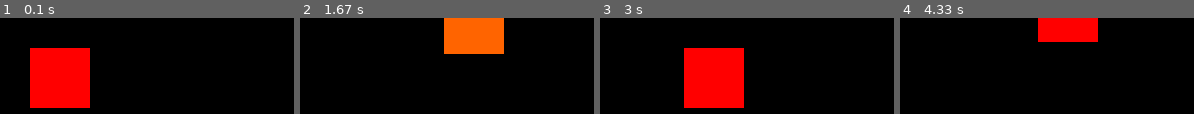
Above: before the commit, frames 1-4 (left to right).
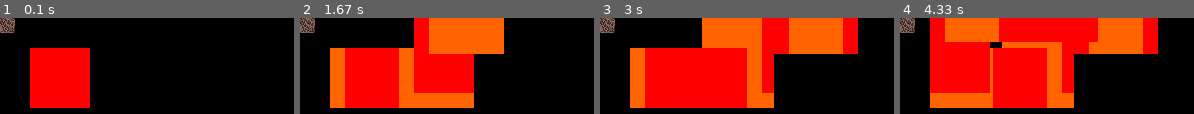
Above: after the commit, the same moments.

Repository: Daniel-002/Pygame-2d-td
Game: pygame game, started from marsgame.py
Two runs of this game, one before a commit and one after it. Both use one fixed random seed, a clock stepped at 60 frames per second and the inputs below.
Inputs:
- Up to frame 1 (0.1 s): no input
- Up to frame 2 (1.67 s): tap Space at 0.33, 0.73, 1.03, 1.23, 1.57 s; hold Right 0.67-1.13 s; hold Up 1.17-1.47 s; hold Right from 1.5 s (still down)
- Up to frame 3 (3 s): tap Space at 1.87, 2.07, 2.37, 2.63, 2.97 s; release Right at 1.97 s; hold Left 2-2.53 s; hold Down 2.57-2.87 s; hold Left from 2.9 s (still down)
- Up to frame 4 (4.33 s): tap Space at 3.27, 3.4, 3.8, 4.1 s; release Left at 3.3 s; hold Up 3.33-3.7 s; hold Right from 3.73 s (still down)

The runs differ from the first frame. In frame 1, 0.8% of the frame differs, in the area x 0-6%, y 0-16%; in frame 2, 34%; in frame 3, 37%; in frame 4, 52%, in the area x 0-88%, y 0-94%.

Commit message:
astronaut png

Diff:
--- a/marsgame.py
+++ b/marsgame.py
@@ -3,12 +3,27 @@
 pygame.init()
 
 screen = pygame.display.set_mode((800, 600))
+pygame.display.set_caption('Mars TD')
+
+astronaut = pygame.image.load('astronaut/astronaut-frame1.png')
+background = pygame.image.load('pixil-layer-Background.png')
 done = False
 is_blue = True
 x = 30
 y = 30
 
 clock = pygame.time.Clock()
+
+def drawingscreen():
+    screen.blit(background, (0,0))
+    if is_blue:
+        color = (255, 0, 0)
+    else:
+        color = (255, 100, 0)
+    pygame.draw.rect(screen, color, pygame.Rect(x, y, 60, 60))
+
+    pygame.display.flip()
+    clock.tick(60)
 
 while not done:
     for event in pygame.event.get():
@@ -23,12 +38,4 @@
     if pressed[pygame.K_LEFT]: x -= 3
     if pressed[pygame.K_RIGHT]: x += 3
 
-    screen.fill((0, 0, 0))
-    if is_blue:
-        color = (255, 0, 0)
-    else:
-        color = (255, 100, 0)
-    pygame.draw.rect(screen, color, pygame.Rect(x, y, 60, 60))
-
-    pygame.display.flip()
-    clock.tick(60)
+    drawingscreen()
Binary file added: astronaut/astronaut-frame1.png
Binary file added: astronaut/astronaut-frame2.png
Binary file added: astronaut/astronaut-frame3.png
Binary file added: astronaut/astronaut-frame4.png
Binary file added: astronaut/astronaut-frame5.png
Binary file added: astronaut/astronaut-frame6.png
Binary file added: astronaut/astronaut-gif.gif
